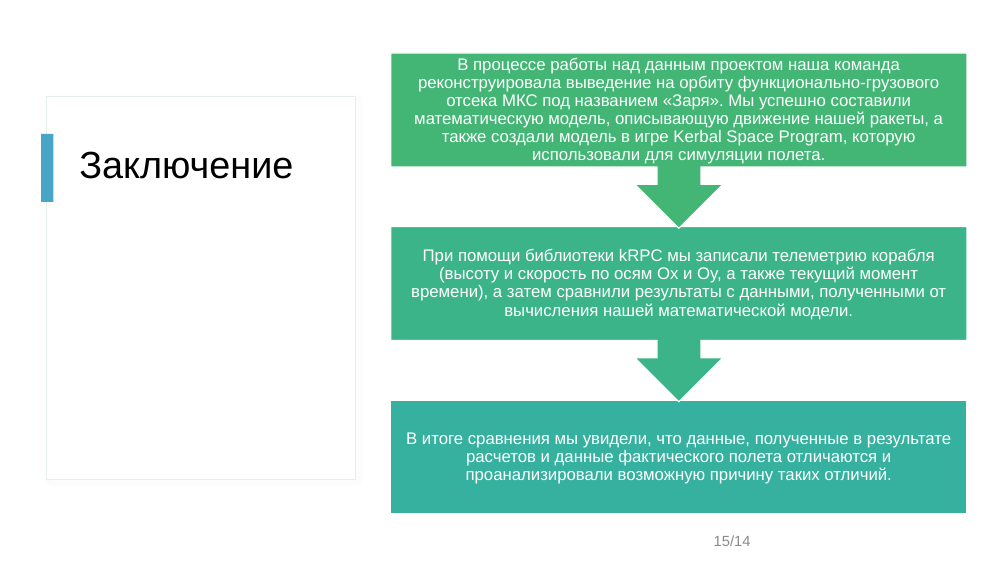
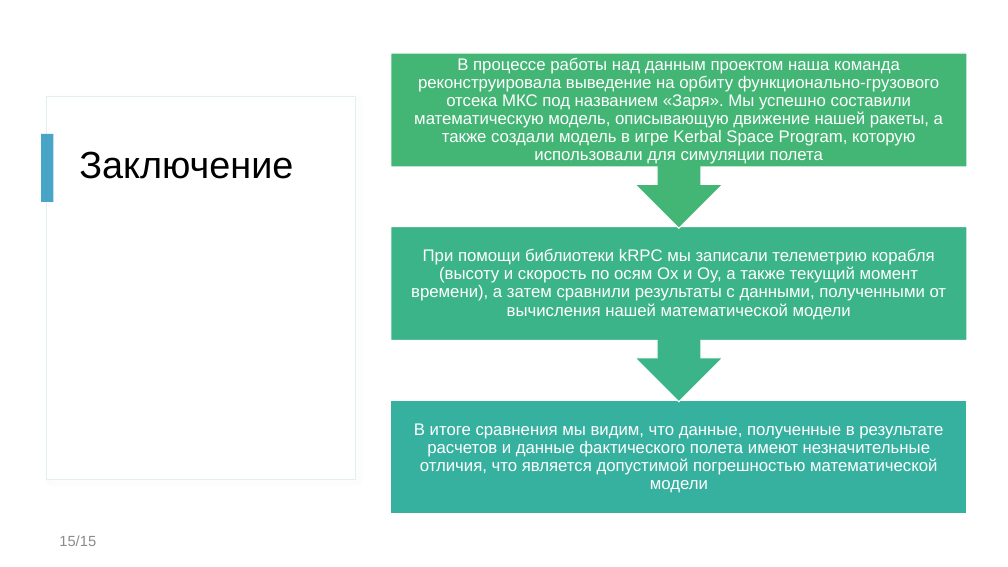
Before and after one commit to d-asv-b/varkt, a slide deck: slide 15 of Reports/Presentation.pptx. Drawn at 1008x567 pixels with LibreOffice and Linux fonts; fonts in the diff are those of the drawing. Boxes give left, top, right and bottom in pixels: in the first picture for what was removed or moved away, otherwise in the second. Text is boxed around its words. In the diff, an @@ line names an element or a change of style, - is before the commit and + after.

```diff
--- a/Reports/Presentation.pptx
+++ b/Reports/Presentation.pptx
@@ text at (414, 58, 943, 164): text changed @@
-В процессе работы над данным проектом наша команда реконструировала выведение на орбиту функционально-грузового отсека МКС под названием «Заря». Мы успешно составили математическую модель, описывающую движение нашей ракеты, а также создали модель в игре Kerbal Space Program, которую использовали для симуляции полета.
+В процессе работы над данным проектом наша команда реконструировала выведение на орбиту функционально-грузового отсека МКС под названием «Заря». Мы успешно составили математическую модель, описывающую движение нашей ракеты, а также создали модель в игре Kerbal Space Program, которую использовали для симуляции полета
@@ text at (411, 249, 947, 320): text changed @@
-При помощи библиотеки kRPC мы записали телеметрию корабля (высоту и скорость по осям Ox и Oy, а также текущий момент времени), а затем сравнили результаты с данными, полученными от вычисления нашей математической модели.
+При помощи библиотеки kRPC мы записали телеметрию корабля (высоту и скорость по осям Ox и Oy, а также текущий момент времени), а затем сравнили результаты с данными, полученными от вычисления нашей математической модели
@@ text at (414, 423, 943, 493): text changed @@
-В итоге сравнения мы увидели, что данные, полученные в результате расчетов и данные фактического полета отличаются и проанализировали возможную причину таких отличий.
+В итоге сравнения мы видим, что данные, полученные в результате расчетов и данные фактического полета имеют незначительные отличия, что является допустимой погрешностью математической модели
@@ page number added at (59, 535, 96, 546), 14 pt, text #8C8C8C @@
+15/15
@@ page number removed at (714, 535, 751, 546) @@
-15/14
```
Also in this commit, not shown: 7 other slides changed, 1 other file.
